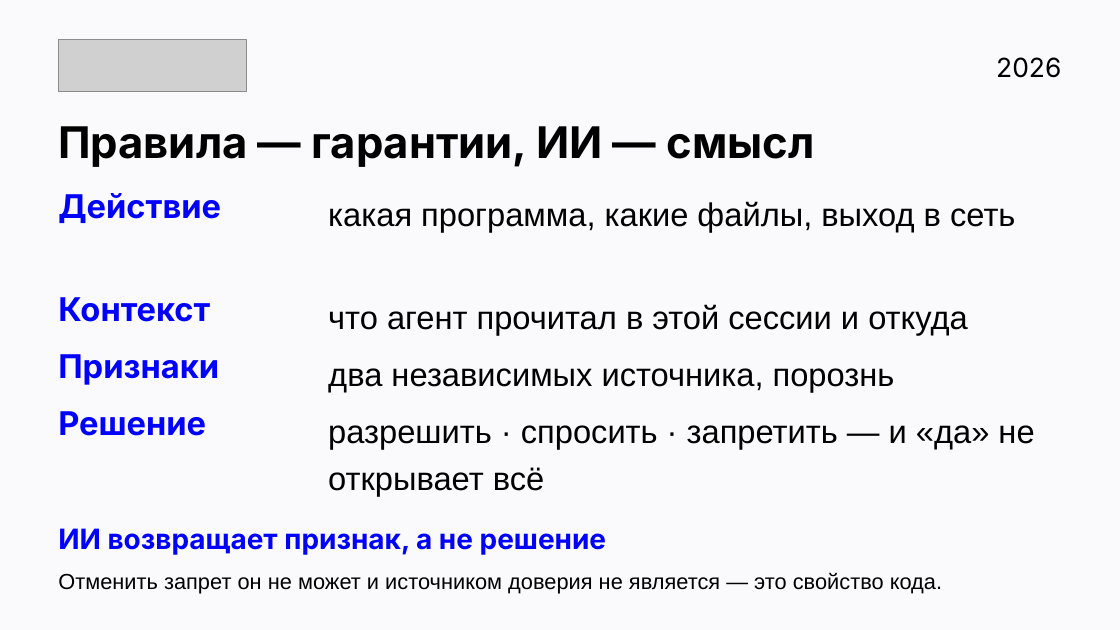
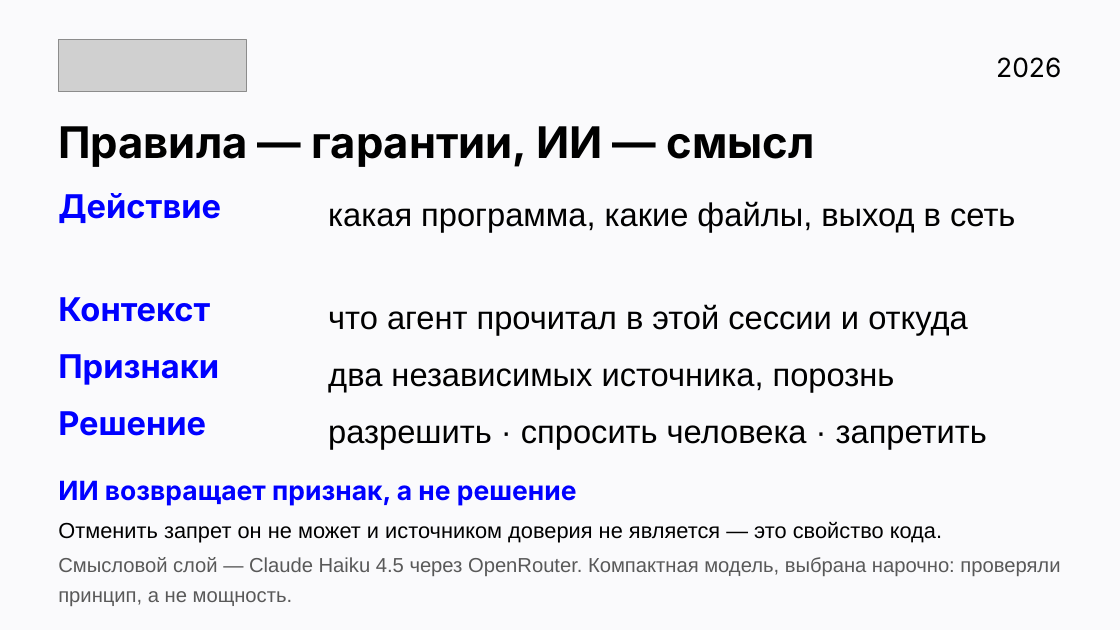
Before and after one commit to v0ropaev/kilocode, a slide deck: slide 4 of submission/Security-Auto-ATH.pptx. Drawn at 1120x630 pixels with LibreOffice and Linux fonts; fonts in the diff are those of the drawing; grey boxes stand for pictures. Boxes give left, top, right and bottom in pixels: in the first picture for what was removed or moved away, otherwise in the second. Text is boxed around its words. In the diff, an @@ line names an element or a change of style, - is before the commit and + after.

```diff
--- a/submission/Security-Auto-ATH.pptx
+++ b/submission/Security-Auto-ATH.pptx
@@ text at [328, 425, 987, 449]: text changed @@
-разрешить · спросить · запретить — и «да» не открывает всё
+разрешить · спросить человека · запретить
@@ text "ИИ возвращает признак, а не ...": place and size @@
-text "ИИ возвращает признак, а не ..." at [58, 528, 942, 594]
+text "ИИ возвращает признак, а не ..." at [58, 480, 1060, 606]
@@ text at [58, 480, 942, 542]: size 18 to 17 pt in "ИИ возвращает признак, а не решение"; line spacing 1.25 to 1.22; less space between paragraphs @@
@@ text at [58, 557, 1060, 606]: paragraph added @@
+Смысловой слой — Claude Haiku 4.5 через OpenRouter. Компактная модель, выбрана нарочно: проверяли принцип, а не мощность.
```
Also in this commit, not shown: 1 other slide changed, 6 other files.
